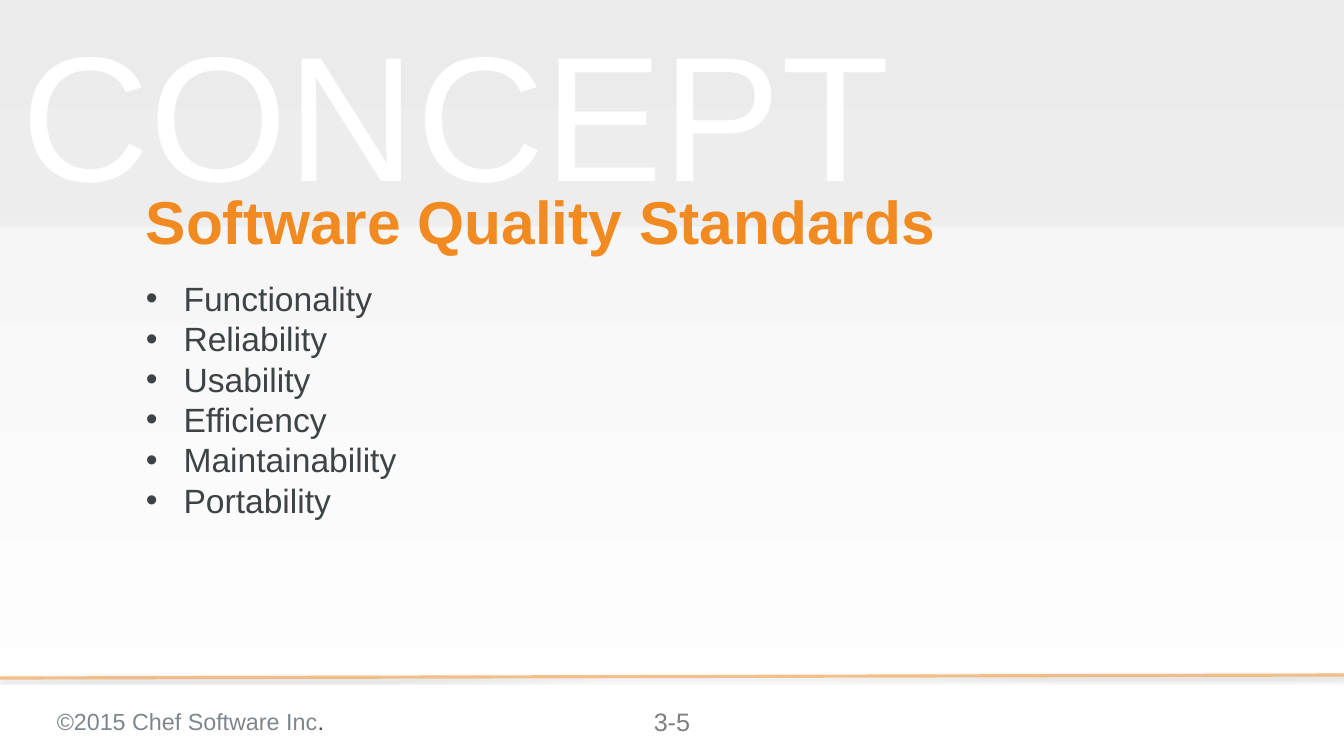
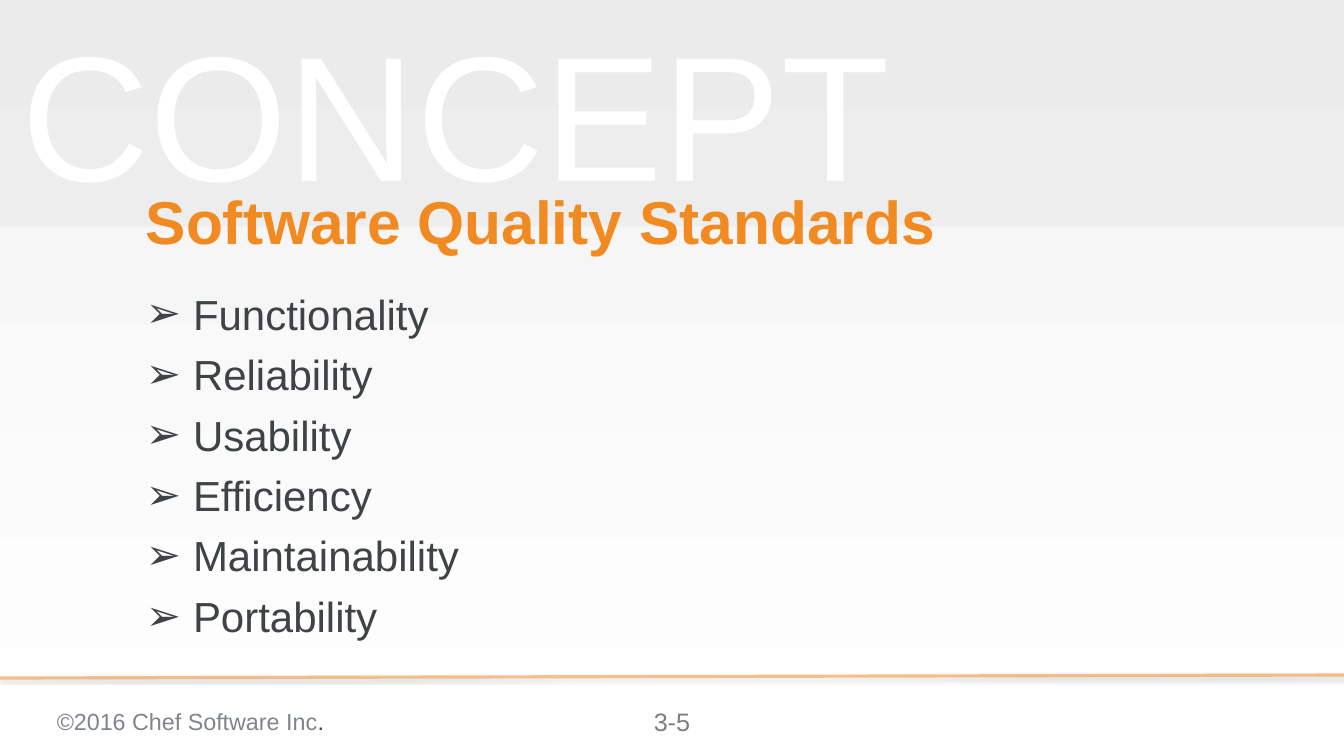
Before and after one commit to chef-training/extending_cookbooks, a slide deck: slide 5 of 03-why_use_custom_resources.pptx. Drawn at 1344x756 pixels with LibreOffice and Linux fonts; fonts in the diff are those of the drawing; background and template pictures are left out. Boxes give left, top, right and bottom in pixels: in the first picture for what was removed or moved away, otherwise in the second. Text is boxed around its words. In the diff, an @@ line names an element or a change of style, - is before the commit and + after.

```diff
--- a/03-why_use_custom_resources.pptx
+++ b/03-why_use_custom_resources.pptx
@@ subtitle "Functionality" at (x1=193, y1=299, x2=459, y2=640): size 32 to 40 pt; bullet • to ➢; line spacing 1 to 1.2 @@
@@ text at (x1=57, y1=713, x2=324, y2=730): text changed @@
-©2015 Chef Software Inc.
+©2016 Chef Software Inc.
```
Also in this commit, not shown: 10 other slides changed, 10 slides added, 7 slides removed.
